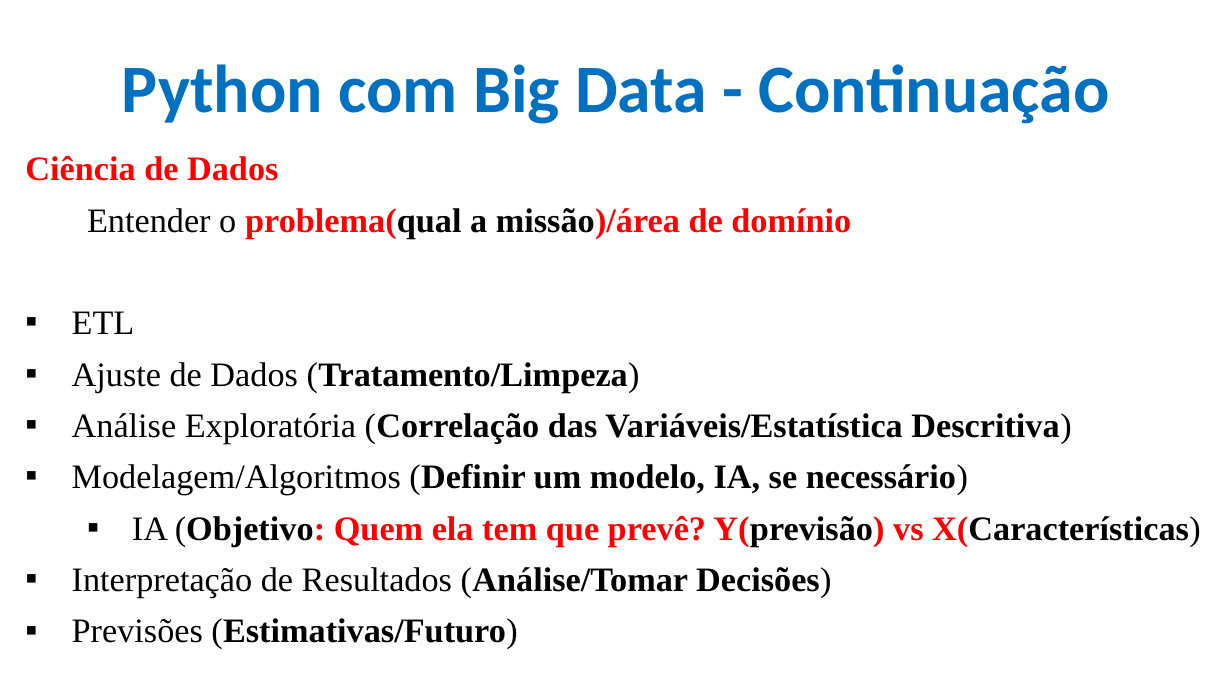
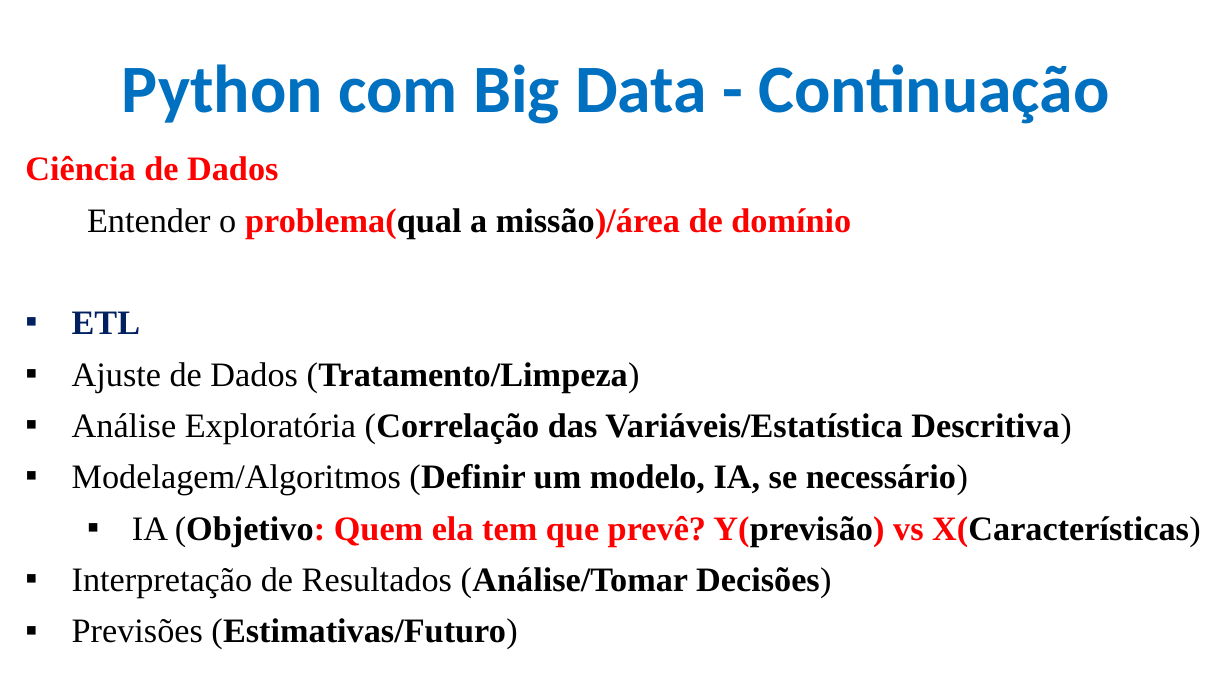
Before and after one commit to CloudEducationBrazil/WydenArea1AplicacaoCloudIndustria40Python, a slide deck: slide 6 of 01 Classes/Aula 11 - Aplicação Cloud Indústria 40 Python Integração Cloud Big Data Parte 2.pptx. Drawn at 1232x693 pixels with LibreOffice and Linux fonts; fonts in the diff are those of the drawing; background and template pictures are left out. Boxes give left, top, right and bottom in pixels: in the first picture for what was removed or moved away, otherwise in the second. Text is boxed around its words. In the diff, an @@ line names an element or a change of style, - is before the commit and + after.

Commit message:
Big Data IoT Python UniRuy Wyden ...

```diff
--- a/01 Classes/Aula 11 - Aplicação Cloud Indústria 40 Python Integração Cloud Big Data Parte 2.pptx
+++ b/01 Classes/Aula 11 - Aplicação Cloud Indústria 40 Python Integração Cloud Big Data Parte 2.pptx
@@ text at (72, 311, 141, 334): text colour #000000 to #002060, bold on in "ETL" @@
```
Also in this commit, not shown: 6 other slides changed, 2 other files.
